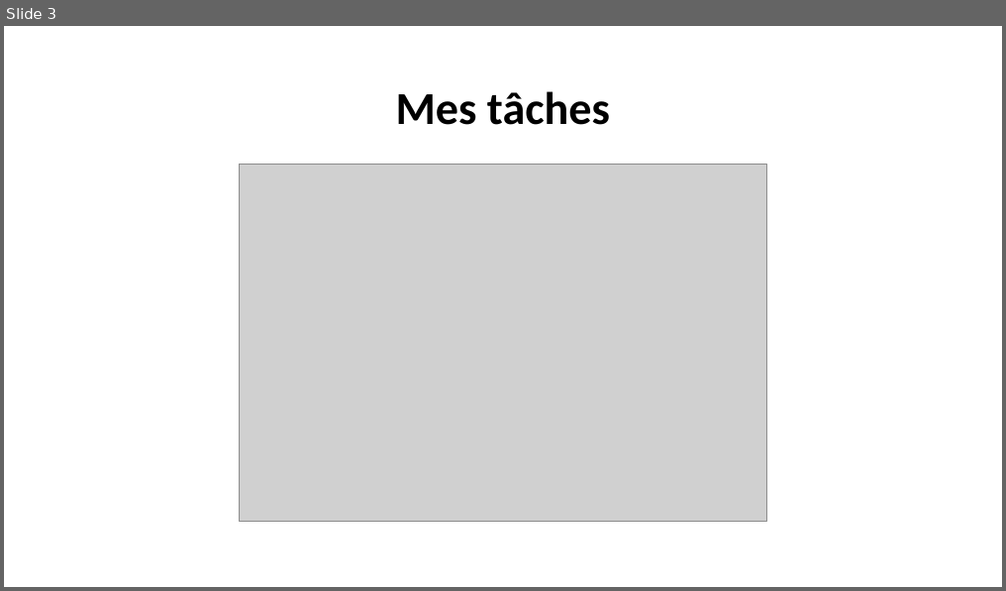
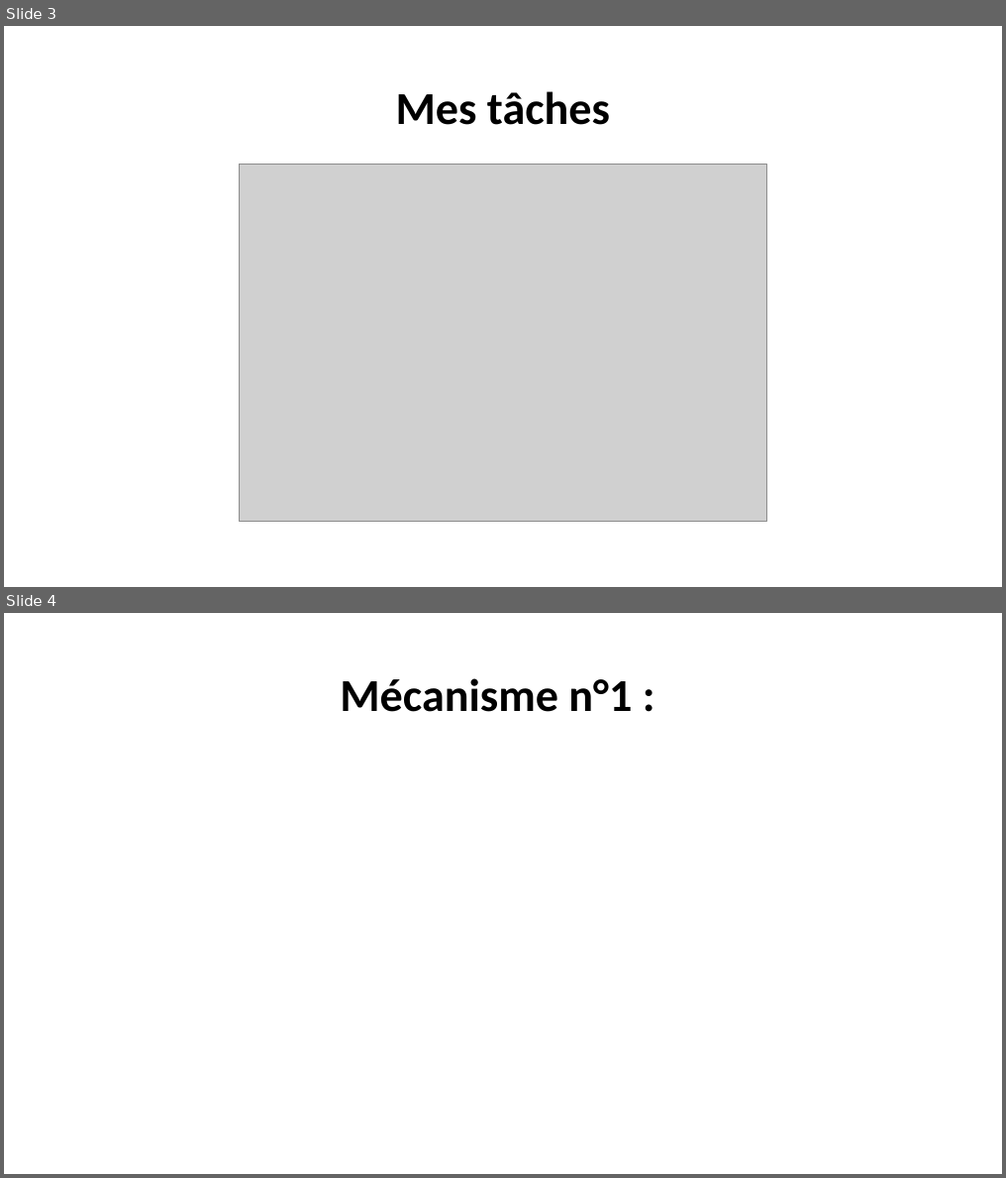
Before and after one commit to corentin-breny/Systeme_Escape_Game_13emePorte, a slide deck: Etudiants/Joshua/PremièreRevueDeProjet.pptx. Shown one above the other, each under a label of ours: slide 3 before the commit, slides 3 and 4 after it. The pictures are 1006x591 and 1006x1178 pixels, drawn with LibreOffice and Linux fonts; fonts in the diff are those of the drawing; grey boxes stand for pictures. Boxes give left, top, right and bottom in pixels: in the first picture for what was removed or moved away, otherwise in the second. Text is boxed around its words. In the diff, an @@ line names an element or a change of style, - is before the commit and + after.

```diff
--- a/Etudiants/Joshua/PremièreRevueDeProjet.pptx
+++ b/Etudiants/Joshua/PremièreRevueDeProjet.pptx
@@ slide 4 added at (4, 613, 1002, 1174), background #FFFFFF @@
@@ title added at (340, 678, 632, 712), 44 pt, text #000000, bold @@
+Mécanisme n°1 :
```
Also in this commit, not shown: 5 other files.
